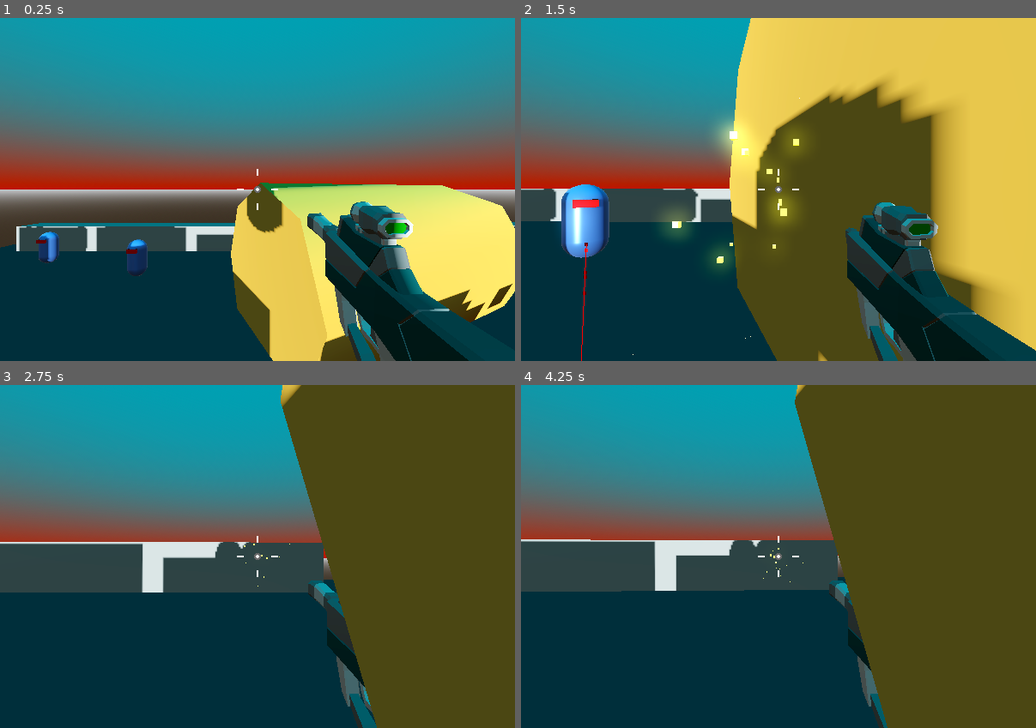
Above: before the commit, frames 1-4 (two rows, left to right).
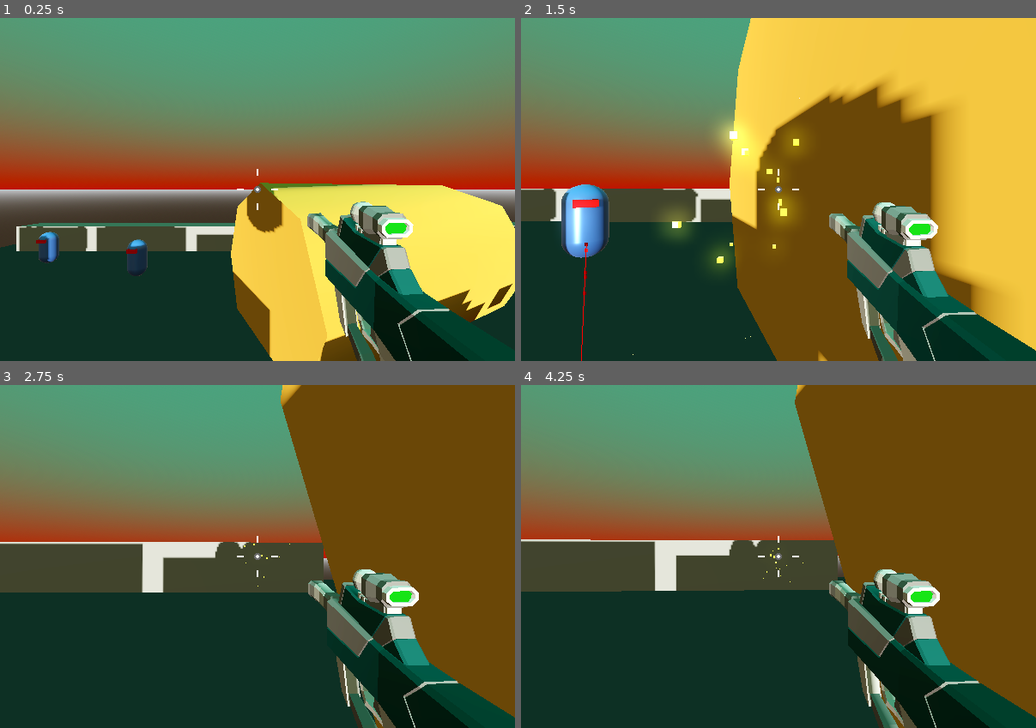
Above: after the commit, the same moments.

Repository: tiagoskaterock/robo-rampage-3d
Game: Godot game, scene res://Levels/Sandbox.tscn
Same seed, same stepped clock (60 frames per second), same inputs: the game is played once before the commit and once after it.
Inputs (mouse positions are in pixels of both pictures, inside the frame that each line leads up to):
- Up to frame 1 (0.25 s): no input
- Up to frame 2 (1.5 s): move the mouse to (804, 189) at 0.52 s; press the mouse at (804, 189) at 0.53 s; hold Keypad 5 (up) from 0.53 s (still down); tap Keypad 0 (jump) at 0.77 s; move the mouse to (752, 189) at 1.27 s; release the mouse at (752, 189) at 1.28 s; click (752, 189) at 1.35 s
- Up to frame 3 (2.75 s): keep holding Keypad 5 (up); tap Keypad 0 (jump) at 1.52 s; move the mouse to (267, 549) at 2.02 s; press the mouse at (267, 549) at 2.03 s
- Up to frame 4 (4.25 s): keep holding Keypad 5 (up); move the mouse to (773, 563) at 2.77 s; release the mouse at (773, 563) at 2.78 s; click (773, 563) at 2.85 s; tap Keypad 0 (jump) at 3.02, 3.77 s; move the mouse to (819, 559) at 3.52 s; press the mouse at (819, 559) at 3.53 s

The runs differ from the first frame. In frame 1, 52% of the frame differs, in the area x 0-100%, y 0-100%; in frame 2, 44%; in frame 3, 63%; in frame 4, 63%.

Commit message:
82. The SubViewport -> Improvements

Diff:
--- a/Levels/Sandbox.tscn
+++ b/Levels/Sandbox.tscn
@@ -8,7 +8,7 @@
 [ext_resource type="PackedScene" uid="uid://dfqplfjus60wo" path="res://Enemy/enemy.tscn" id="6_ojd6m"]
 
 [sub_resource type="ProceduralSkyMaterial" id="ProceduralSkyMaterial_segxe"]
-sky_top_color = Color(0.0288042, 0.504051, 0.577463, 1)
+sky_top_color = Color(0.230906, 0.511261, 0.393221, 1)
 sky_horizon_color = Color(0.613114, 0.0902056, 4.81308e-08, 1)
 ground_horizon_color = Color(0.64625, 0.65575, 0.67075, 1)
 
--- a/Player/player.tscn
+++ b/Player/player.tscn
@@ -28,6 +28,26 @@
 
 [node name="SMG" parent="CameraPivot/SmoothCamera" instance=ExtResource("3_qgotf")]
 
+[node name="RemoteTransform3D" type="RemoteTransform3D" parent="CameraPivot/SmoothCamera"]
+remote_path = NodePath("../../../SubViewportContainer/SubViewport/WeaponCamera")
+
+[node name="SubViewportContainer" type="SubViewportContainer" parent="."]
+anchors_preset = 15
+anchor_right = 1.0
+anchor_bottom = 1.0
+grow_horizontal = 2
+grow_vertical = 2
+stretch = true
+
+[node name="SubViewport" type="SubViewport" parent="SubViewportContainer"]
+transparent_bg = true
+handle_input_locally = false
+size = Vector2i(600, 400)
+render_target_update_mode = 4
+
+[node name="WeaponCamera" type="Camera3D" parent="SubViewportContainer/SubViewport"]
+cull_mask = 2
+
 [node name="CenterContainer" type="CenterContainer" parent="."]
 anchors_preset = 15
 anchor_right = 1.0
--- a/Weapons/SMG.tscn
+++ b/Weapons/SMG.tscn
@@ -37,6 +37,33 @@
 [node name="SMG" parent="." index="1" instance=ExtResource("2_smnd7")]
 transform = Transform3D(0.999608, -0.0266838, 0.00846926, 0.0273628, 0.99519, -0.0940674, -0.00591861, 0.0942624, 0.99553, 0.475578, -0.401482, -0.731435)
 
+[node name="Suppressors_003" parent="SMG" index="0"]
+layers = 3
+
+[node name="Part_024" parent="SMG" index="1"]
+layers = 3
+
+[node name="Rail_009" parent="SMG" index="2"]
+layers = 3
+
+[node name="Grip_017" parent="SMG" index="3"]
+layers = 3
+
+[node name="Charger_011" parent="SMG" index="4"]
+layers = 3
+
+[node name="Scope_016" parent="SMG" index="5"]
+layers = 3
+
+[node name="Part_029" parent="SMG" index="6"]
+layers = 3
+
+[node name="Part_030" parent="SMG" index="7"]
+layers = 3
+
+[node name="Gun butt_012" parent="SMG" index="8"]
+layers = 3
+
 [node name="MuzzleFlash" type="GPUParticles3D" parent="." index="3"]
 transform = Transform3D(1, 0, 0, 0, 1, 0, 0, 0, 1, 0.464131, -0.264888, -0.798092)
 material_override = SubResource("StandardMaterial3D_a00d0")
@@ -48,3 +75,5 @@
 fixed_fps = 60
 process_material = SubResource("ParticleProcessMaterial_br83a")
 draw_pass_1 = SubResource("BoxMesh_10v7p")
+
+[editable path="SMG"]
--- a/Weapons/sparks.tscn
+++ b/Weapons/sparks.tscn
@@ -22,6 +22,21 @@
 
 [sub_resource type="BoxMesh" id="BoxMesh_56gjb"]
 size = Vector3(0.1, 0.1, 0.1)
+
+[sub_resource type="Animation" id="Animation_4j4fh"]
+length = 0.001
+tracks/0/type = "value"
+tracks/0/imported = false
+tracks/0/enabled = true
+tracks/0/path = NodePath(".:emitting")
+tracks/0/interp = 1
+tracks/0/loop_wrap = true
+tracks/0/keys = {
+"times": PackedFloat32Array(0),
+"transitions": PackedFloat32Array(1),
+"update": 1,
+"values": [false]
+}
 
 [sub_resource type="Animation" id="Animation_hbava"]
 resource_name = "Spark"
@@ -52,21 +67,6 @@
 }]
 }
 
-[sub_resource type="Animation" id="Animation_4j4fh"]
-length = 0.001
-tracks/0/type = "value"
-tracks/0/imported = false
-tracks/0/enabled = true
-tracks/0/path = NodePath(".:emitting")
-tracks/0/interp = 1
-tracks/0/loop_wrap = true
-tracks/0/keys = {
-"times": PackedFloat32Array(0),
-"transitions": PackedFloat32Array(1),
-"update": 1,
-"values": [false]
-}
-
 [sub_resource type="AnimationLibrary" id="AnimationLibrary_gj0ar"]
 _data = {
 "RESET": SubResource("Animation_4j4fh"),
